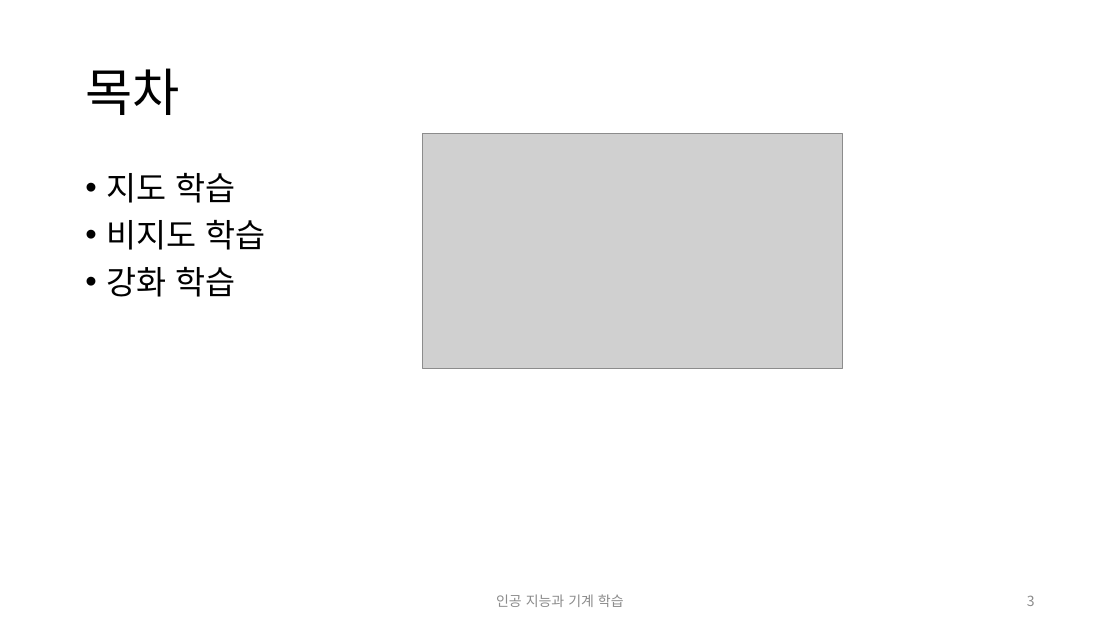
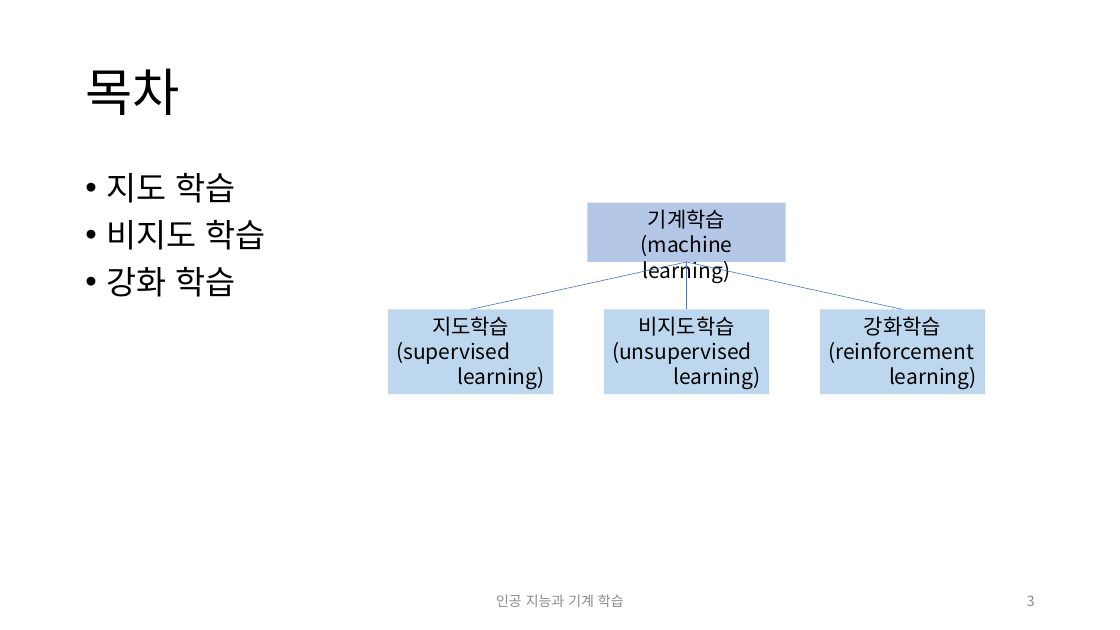
Before and after one commit to ggorr/MachineLearning, a slide deck: slide 3 of 인공 지능과 기계 학습.pptx. Drawn at 1120x630 pixels with LibreOffice and Linux fonts; fonts in the diff are those of the drawing; grey boxes stand for pictures. Boxes give left, top, right and bottom in pixels: in the first picture for what was removed or moved away, otherwise in the second. Text is boxed around its words. In the diff, an @@ line names an element or a change of style, - is before the commit and + after.

```diff
--- a/인공 지능과 기계 학습.pptx
+++ b/인공 지능과 기계 학습.pptx
@@ picture removed at [423,134,843,368] @@
@@ group added at [388,202,986,394]: 4 rectangles, 3 lines @@
+기계학습
+(machine learning)
+지도학습
+(supervised
+learning)
+비지도학습
+(unsupervised
+learning)
+강화학습
+(reinforcement
+learning)
```
Also in this commit, not shown: 1 other slide changed.
